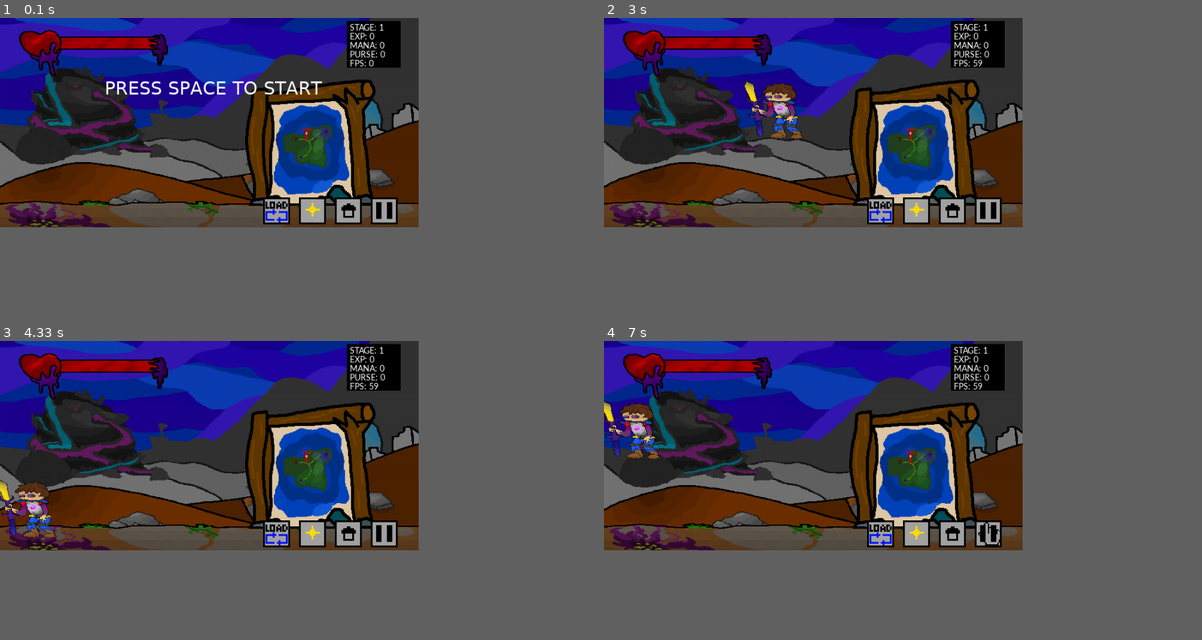
Above: before the commit, frames 1-4 (two rows, left to right).
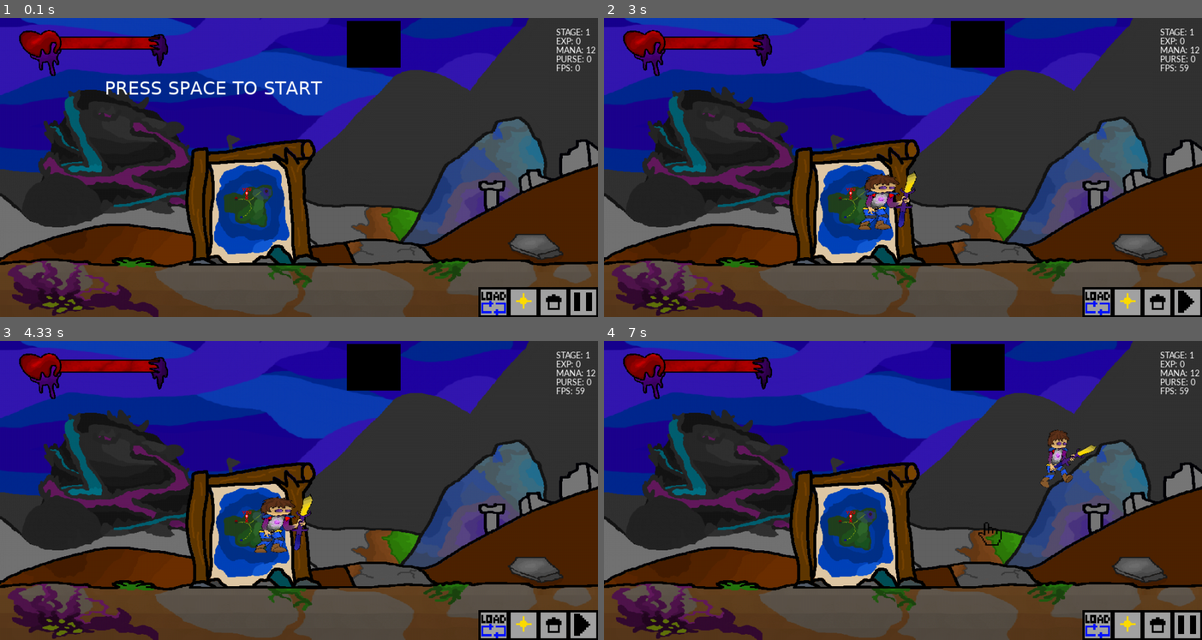
Above: after the commit, the same moments.

Repository: lolbit511/moribus-test-
Game: pygame game, started from Moribus/main.py
Same seed, same stepped clock (60 frames per second), same inputs: the game is played once before the commit and once after it.
Inputs (mouse positions are in pixels of both pictures, inside the frame that each line leads up to):
- Up to frame 1 (0.1 s): no input
- Up to frame 2 (3 s): click "PRESS SPACE TO START" at 0.38 s; hold Right 0.67-1.13 s; tap Space at 0.73, 1.03, 2.4, 2.7, 2.97 s; click (1184, 302) at 1.22 s; right-click (962, 233) at 1.55 s; hold Left 2.33-2.87 s; hold A 2.33-2.87 s; hold Left from 2.9 s (still down); hold A from 2.9 s (still down)
- Up to frame 3 (4.33 s): tap Space at 3.27, 3.4 s; release Left at 3.3 s; release A at 3.3 s; hold Up 3.33-3.7 s; hold W 3.33-3.7 s
- Up to frame 4 (7 s): click (986, 532) at 4.45 s; click (687, 481) at 4.78 s; click (1172, 625) at 5.62 s; hold Right 5.9-6.37 s; hold D 5.9-6.37 s; tap Space at 5.97, 6.27, 6.8 s; click (986, 532) at 6.45 s; hold Up from 6.73 s (still down); hold W from 6.73 s (still down)
The window is 630x315 before the commit and 900x450 after it. Grey fills any space a smaller window leaves; there, only what the larger window draws over its background counts as a difference.

The runs differ from the first frame. In frame 1, 77% of the frame differs, in the area x 0-100%, y 0-100%; in frame 2, 78%; in frame 3, 78%; in frame 4, 78%.

Commit message:
bugged file

Diff:
--- a/Moribus/guru99.txt
+++ b/Moribus/guru99.txt
@@ -1,5 +1,5 @@
+10
+10
+12
+10
 15
-5
-5
-5
-5
--- a/Moribus/main.py
+++ b/Moribus/main.py
@@ -17,8 +17,8 @@
 
 #main variables
 vec = pygame.math.Vector2
-HEIGHT = 350
-WIDTH = 700
+HEIGHT = 500
+WIDTH = 1000
 ACC = 0.9
 FRIC = -0.10
 FPS = 60
@@ -56,8 +56,8 @@
     def __init__(self):
         super().__init__()
         self.image = pygame.image.load("images/Ground.png")
-        self.image = pygame.transform.scale(self.image, (WIDTH,50))
-        self.rect = self.image.get_rect(center=(350, 330))
+        self.image = pygame.transform.scale(self.image, (WIDTH,int(HEIGHT*0.2)))
+        self.rect = self.image.get_rect(center=(int(WIDTH/2), int(HEIGHT*0.9)))
 
 
 
@@ -69,7 +69,7 @@
     def __init__(self):
         super().__init__()
         self.image = pygame.image.load("images/heart5.png")
-        self.image = pygame.transform.scale(self.image, (300, 130))
+        self.image = pygame.transform.scale(self.image, (int(WIDTH*0.3), int(0.5*(WIDTH*0.3))))
 
     def render(self):
         displaysurface.blit(self.image, (10, 10))
@@ -85,13 +85,17 @@
         super().__init__()
         self.start = False
         self.startdone = False
+
+        # Scale
+        self.xRatio = int(0.18 * WIDTH)
+        self.yRatio = int(0.3 * HEIGHT)
 
         self.image = pygame.image.load("images/player.png")
         #self.imageorg = self.image
         #cropped = pygame.Surface((80, 80))
         #cropped.blit(self.image, (-80, -80))
         #self.subsurface = pygame.Surface.subsurface(20, 2, 80, 98)
-        self.image = pygame.transform.scale(self.image, (80, 80))
+        self.image = pygame.transform.scale(self.image, (self.xRatio, self.yRatio)) ##########################################################################################################################################################
         self.rect = self.image.get_rect()
 
         # Position and direction
@@ -110,7 +114,7 @@
         # Combat
         self.attacking = False
         self.attack_frame = 0
-        self.attCD = 150
+        self.attCD = 100
 
         self.experience = 0
         self.mana = 0
@@ -122,6 +126,8 @@
         # Health
         self.health = 5
         self.cooldown = False
+
+
 
         # ## Attacking Animations
         # self.att_ani_L = [pygame.image.load("player.png"), pygame.image.load("player.png"),
@@ -138,10 +144,10 @@
         #              pygame.transform.flip(pygame.image.load("player.png"), True, False)]
 
         # Run animation for the RIGHT
-        self.run_ani_R = [pygame.transform.flip(pygame.image.load("images/player.png"),True,False), pygame.transform.flip(pygame.image.load("images/player.png"),True,False),
-                     pygame.transform.flip(pygame.image.load("images/player.png"),True,False), pygame.transform.flip(pygame.image.load("images/player.png"),True,False),
-                     pygame.transform.flip(pygame.image.load("images/playerWalk1.png"),True,False),pygame.transform.flip(pygame.image.load("images/playerWalk1.png"),True,False),
-                     pygame.transform.flip(pygame.image.load("images/playerWalk1.png"),True,False), pygame.transform.flip(pygame.image.load("images/playerWalk1.png"),True,False)]
+        self.run_ani_R = [pygame.transform.flip(pygame.transform.scale(pygame.image.load("images/player.png"), (self.xRatio,self.yRatio)),True,False), pygame.transform.flip(pygame.transform.scale(pygame.image.load("images/player.png"), (self.xRatio,self.yRatio)),True,False),
+                     pygame.transform.flip(pygame.transform.scale(pygame.image.load("images/player.png"), (self.xRatio,self.yRatio)),True,False), pygame.transform.flip(pygame.transform.scale(pygame.image.load("images/player.png"), (self.xRatio,self.yRatio)),True,False),
+                     pygame.transform.flip(pygame.transform.scale(pygame.image.load("images/playerWalk1.png"), (self.xRatio,self.yRatio)),True,False),pygame.transform.flip(pygame.transform.scale(pygame.image.load("images/playerWalk1.png"), (self.xRatio,self.yRatio)),True,False),
+                     pygame.transform.flip(pygame.transform.scale(pygame.image.load("images/playerWalk1.png"), (self.xRatio,self.yRatio)),True,False),pygame.transform.flip(pygame.transform.scale(pygame.image.load("images/playerWalk1.png"), (self.xRatio,self.yRatio)),True,False)]
 
         self.run_ani_L = [pygame.image.load("images/player.png"), pygame.image.load("images/player.png"),
                      pygame.image.load("images/player.png"), pygame.image.load("images/player.png"),
@@ -192,12 +198,12 @@
 
         # Accelerates the player in the direction of the key press
         if player.attacking == False:
-            pass
-        if pressed_keys[K_LEFT] or pressed_keys[K_a]:
+
+            if pressed_keys[K_LEFT] or pressed_keys[K_a]:
                 self.acc.x = -ACC
 
 
-        if pressed_keys[K_RIGHT] or pressed_keys[K_d]:
+            if pressed_keys[K_RIGHT] or pressed_keys[K_d]:
                 self.acc.x = ACC
 
 
@@ -352,18 +358,23 @@
     def render(self, num):
         if (num == 2):
             self.image = pygame.image.load("images/home.png")
-            self.vec = vec(560, 300)
+            self.image = pygame.transform.scale(self.image,(int(WIDTH*0.05),int(HEIGHT*0.1)))
+            self.vec = vec(int(WIDTH*0.9), int(HEIGHT*0.9))
         elif (num == 1):
             if cursor.wait == 0:
                 self.image = pygame.image.load("images/pause.png")
             else:
                 self.image = pygame.image.load("images/play.png")
+            self.image = pygame.transform.scale(self.image, (int(WIDTH * 0.05), int(HEIGHT * 0.1)))
+            self.vec = vec(int(WIDTH * 0.95), int(HEIGHT * 0.9))
         elif (num == 3):
             self.image = pygame.image.load("images/save.png")
-            self.vec = vec(500, 300)
+            self.image = pygame.transform.scale(self.image, (int(WIDTH * 0.05), int(HEIGHT * 0.1)))
+            self.vec = vec(int(WIDTH*0.85), int(HEIGHT*0.9))
         elif (num == 4):
             self.image = pygame.image.load("images/load.png")
-            self.vec = vec(440, 300)
+            self.image = pygame.transform.scale(self.image, (int(WIDTH * 0.05), int(HEIGHT * 0.1)))
+            self.vec = vec(int(WIDTH*0.8), int(HEIGHT*0.9))
 
         displaysurface.blit(self.image, self.vec)
 
@@ -401,7 +412,7 @@
 
     def update(self):
         if self.hide == False and handler.world == 0:
-            displaysurface.blit(self.image, (400, 100))
+            displaysurface.blit(self.image, (WIDTH * 0.3, HEIGHT * 0.4))
 
 
 class MenuDisplay:
@@ -481,7 +492,7 @@
     def __init__(self):
         super().__init__()
         self.surf = pygame.Surface((90, 78))
-        self.rect = self.surf.get_rect(center=(500, 10))
+        self.rect = self.surf.get_rect(center=(WIDTH*0.2, HEIGHT*0.2)) #########################################################################################################################################################################################
 
     def update_draw(self):
         # Create the text to be displayed
@@ -492,11 +503,11 @@
         text5 = smallerfont.render("FPS: " + str(int(FPS_CLOCK.get_fps())), True, color_white)
 
         # Draw the text to the status bar
-        displaysurface.blit(text1, (585, 7))
-        displaysurface.blit(text2, (585, 22))
-        displaysurface.blit(text3, (585, 37))
-        displaysurface.blit(text4, (585, 52))
-        displaysurface.blit(text5, (585, 67))
+        displaysurface.blit(text1, (WIDTH*0.93,HEIGHT*0.03))
+        displaysurface.blit(text2, (WIDTH*0.93,HEIGHT*0.06))
+        displaysurface.blit(text3, (WIDTH*0.93,HEIGHT*0.09))
+        displaysurface.blit(text4, (WIDTH*0.93,HEIGHT*0.12))
+        displaysurface.blit(text5, (WIDTH*0.93,HEIGHT*0.15))
 
 class EventHandler():
     def __init__(self):
@@ -557,7 +568,9 @@
         background.bgimage = pygame.image.load("images/Background.png")
         background.bgimage = pygame.transform.scale(background.bgimage, (WIDTH, HEIGHT))
         ground.image = pygame.image.load("images/Ground.png")
-        ground.image = pygame.transform.scale(ground.image, (WIDTH,50))
+
+        ground.image = pygame.transform.scale(ground.image, (WIDTH, int(HEIGHT * 0.2)))
+        ground.rect = ground.image.get_rect(center=(int(WIDTH / 2), int(HEIGHT * 0.9)))
 
     def saveG(self):
         f = open("guru99.txt", "w")
@@ -619,6 +632,9 @@
         self.root.destroy()
         self.world = 1
         pygame.time.set_timer(self.enemy_generation, 2000)
+        # ground.image = pygame.image.load("images/Ground.png")
+        ground.image = pygame.transform.scale(ground.image, (WIDTH, int(HEIGHT * 0.2)))
+        ground.rect = ground.image.get_rect(center=(int(WIDTH / 2), int(HEIGHT * 0.9)))
 
         Map.hide = True
         self.battle = True
@@ -627,7 +643,9 @@
     def world2(self):
         self.root.destroy()
         background.bgimage = pygame.image.load("images/wasteland.png")
-        ground.image = pygame.image.load("images/Ground.png")
+        #ground.image = pygame.image.load("images/Ground.png")
+        ground.image = pygame.transform.scale(ground.image, (WIDTH, int(HEIGHT * 0.2)))
+        ground.rect = ground.image.get_rect(center=(int(WIDTH / 2), int(HEIGHT * 0.9)))
 
         pygame.time.set_timer(self.enemy_generation2, 2500)
 
@@ -655,14 +673,14 @@
 
 
 
-class Enemy(pygame.sprite.Sprite):
+class Enemy(pygame.sprite.Sprite): #enemy 1
     def __init__(self):
         super().__init__()
         self.image = pygame.image.load("images/Enemy.png")
 
         self.pos = vec(0, 0)
         self.vel = vec(0, 0)
-        self.image = pygame.transform.scale(self.image, (80, 100))
+        self.image = pygame.transform.scale(self.image, (int(WIDTH*0.1), int(HEIGHT*0.3)))
         self.rect = self.image.get_rect()
 
         # Combat
@@ -681,11 +699,11 @@
 
         # Sets the intial position of the enemy
         if self.direction == 0:
-            self.pos.x = 0
-            self.pos.y = 350-120 # 100 is height of enemy image
+            self.pos.x = int(WIDTH*0.05)
+            self.pos.y = int(HEIGHT*0.55) # 100 is height of enemy image
         if self.direction == 1:
-            self.pos.x = 700-100
-            self.pos.y = 350-120
+            self.pos.x = int(WIDTH*0.95)
+            self.pos.y = int(HEIGHT*0.55)
 
     def move(self): # enemy
         if cursor.wait == 1: return
@@ -814,16 +832,16 @@
         elif self.direction == 1:
             self.image = pygame.image.load("images/enemy2_L.png")
 
-        self.image = pygame.transform.scale(self.image, (105, 105))
+        self.image = pygame.transform.scale(self.image, (int(WIDTH*0.1), int(HEIGHT*0.3)))
         self.rect = self.image.get_rect()
 
-        # Sets the initial position of the enemy
+        # Sets the initial position of the enemy  #to-do: maybe allow enemy 2 to generate at different heights
         if self.direction == 0:
-            self.pos.x = 0
-            self.pos.y = 250
+            self.pos.x = self.pos.x = int(WIDTH*0.05)
+            self.pos.y = int(HEIGHT*0.55)
         if self.direction == 1:
-            self.pos.x = 700
-            self.pos.y = 250
+            self.pos.x = self.pos.x = int(WIDTH*0.95)
+            self.pos.y = int(HEIGHT*0.55)
 
     def move(self):
         if cursor.wait == 1: return
@@ -867,7 +885,7 @@
 
 
 
-    def update(self):
+    def update(self): # 2nd enemy
 
         # Checks for collision with the Player
         hits = pygame.sprite.spritecollide(self, Playergroup, False)
@@ -951,7 +969,7 @@
     def fire(self): #movement of the fireball
         player.magic_cooldown = 0
         # Runs while the fireball is still within the screen w/ extra margin
-        if -10 < self.rect.x < 710:
+        if -20 < self.rect.x < WIDTH:
             if self.direction == "RIGHT":
                 self.image = pygame.image.load("images/fireball1_L.png")
                 displaysurface.blit(self.image, self.rect)
@@ -960,9 +978,9 @@
                 displaysurface.blit(self.image, self.rect)
 
             if self.direction == "RIGHT":
-                self.rect.move_ip(1, 0)
+                self.rect.move_ip(10, 0)
             else:
-                self.rect.move_ip(-1, 0)
+                self.rect.move_ip(-10, 0)
         else:
             self.kill()
             player.magic_cooldown = 1
@@ -989,7 +1007,7 @@
         self.rect = self.image.get_rect(center=player.pos)
 
         if self.direction == "RIGHT":
-            self.rect.x = player.pos.x + 20
+            self.rect.x = player.pos.x + 5
         else:
             self.rect.x = player.pos.x - 80
         self.rect.y = player.pos.y - 70
@@ -1018,9 +1036,9 @@
                 displaysurface.blit(self.image, self.rect)
 
             if self.direction == "RIGHT":
-                self.rect.move_ip(1.5, 0)
+                self.rect.move_ip(2.5, 0)
             else:
-                self.rect.move_ip(-1.5, 0)
+                self.rect.move_ip(-2.5, 0)
             if player.direction != self.direction:
                 self.kill()
         else:
@@ -1091,7 +1109,7 @@
     #print(player.experience)
 
     #player.health = 5  # cheat code 1
-    #player.mana = 12  # cheat code 2
+    player.mana = 12  # cheat code 2
     #nEventHandler.phase = 100  # cheat code 3
 
     a = datetime.datetime.now()
@@ -1107,17 +1125,17 @@
 
             # For events that occur upon clicking the mouse (left click)
         if event.type == pygame.MOUSEBUTTONDOWN:
-            if 620 <= mouse[0] <= 670 and 300 <= mouse[1] <= 345:
+            if int(WIDTH-int(WIDTH*0.05)) <= mouse[0] <= int(WIDTH) and int(HEIGHT-int(HEIGHT*0.1)) <= mouse[1] <= HEIGHT:
                 cursor.pause()
-            if 560 <= mouse[0] <= 610 and 300 <= mouse[1] <= 345:
+            if int(WIDTH-int(WIDTH*0.1)) <= mouse[0] <= int(WIDTH) and int(HEIGHT-int(HEIGHT*0.1)) <= mouse[1] <= HEIGHT:
                 handler.home()
-            if 500 <= mouse[0] <= 550 and 300 <= mouse[1] <= 345:
+            if int(WIDTH-int(WIDTH*0.15)) <= mouse[0] <= int(WIDTH) and int(HEIGHT-int(HEIGHT*0.1)) <= mouse[1] <= HEIGHT:
                 handler.saveG()
-            if 440 <= mouse[0] <= 490 and 300 <= mouse[1] <= 345:
+            if int(WIDTH-int(WIDTH*0.2)) <= mouse[0] <= int(WIDTH) and int(HEIGHT-int(HEIGHT*0.1)) <= mouse[1] <= HEIGHT:
                 handler.loadG()
 
 
-            elif 0 <= mouse[0] <= 700 and 0 <= mouse[1] <= 300 and event.button == 1: # attacking
+            elif 0 <= mouse[0] <= WIDTH and 0 <= mouse[1] <= HEIGHT and event.button == 1: # attacking
                 #player.attack()
                 #player.attacking = True
                 #print("attack")
@@ -1126,7 +1144,7 @@
                     player.attacking = True
                     SW = swing()
                     Swings.add(SW)
-            elif 0 <= mouse[0] <= 700 and 0 <= mouse[1] <= 300 and player.magic_cooldown == 1 and event.button == 3:
+            elif 0 <= mouse[0] <= WIDTH and 0 <= mouse[1] <= HEIGHT and player.magic_cooldown == 1 and event.button == 3:
                 print("fired")
                 if player.mana >= 6:
                     player.mana -= 6
@@ -1249,7 +1267,7 @@
 
     if player.startdone == False:
         if player.start == True :
-            player.image = pygame.transform.scale(player.image, (80, 80))
+            player.image = pygame.transform.scale(player.image, (player.xRatio, player.yRatio)) ############################################################################################
             player.start = False
             menu_display.display = False
             player.startdone = True
Binary file added: Moribus/images/bosses/ShadowEnforcer.png
Not shown, added: Moribus/archived images/EnforcerPXZ.pxz
